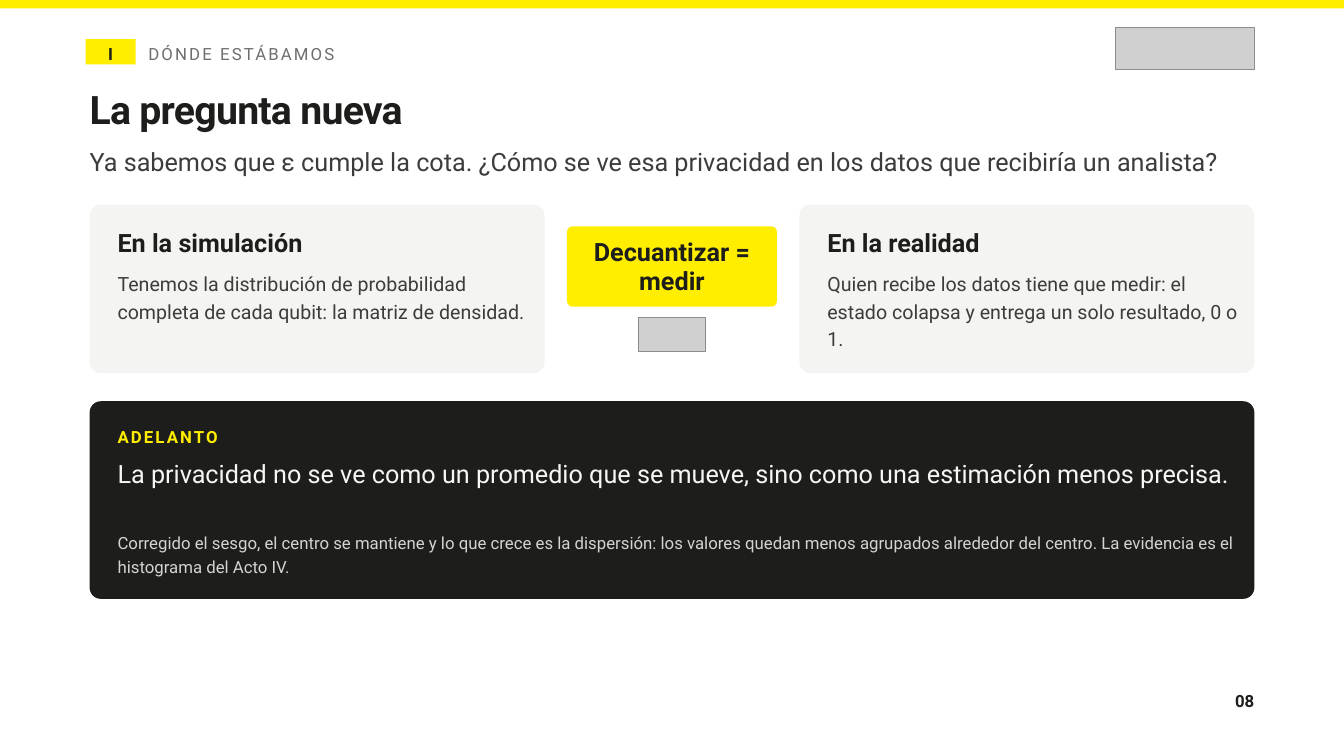
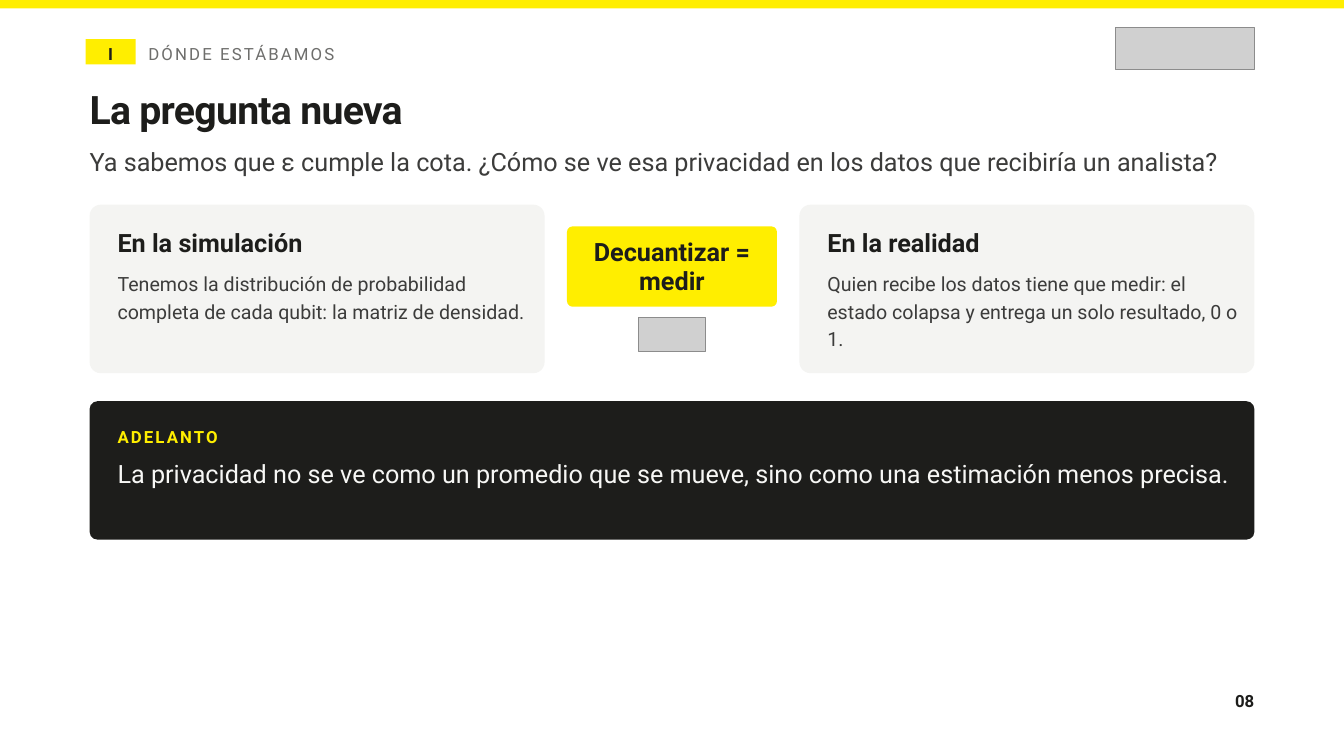
Before and after one commit to tomasSiSa18/TesisPregrado, a slide deck: slide 8 of PresentacionSemana10/Avances semana 10.pptx. Drawn at 1344x756 pixels with LibreOffice and Linux fonts; fonts in the diff are those of the drawing; grey boxes stand for pictures. Boxes give left, top, right and bottom in pixels: in the first picture for what was removed or moved away, otherwise in the second. Text is boxed around its words. In the diff, an @@ line names an element or a change of style, - is before the commit and + after.

```diff
--- a/PresentacionSemana10/Avances semana 10.pptx
+++ b/PresentacionSemana10/Avances semana 10.pptx
@@ rounded rectangle: place and size @@
-rounded rectangle at [90, 401, 1255, 599]
+rounded rectangle at [90, 401, 1255, 539]
@@ text removed at [118, 536, 1233, 577] @@
-Corregido el sesgo, el centro se mantiene y lo que crece es la dispersión: los valores quedan menos agrupados alrededor del centro. La evidencia es el histograma del Acto IV.
```
Also in this commit, not shown: 12 other slides changed, 1 other file.
